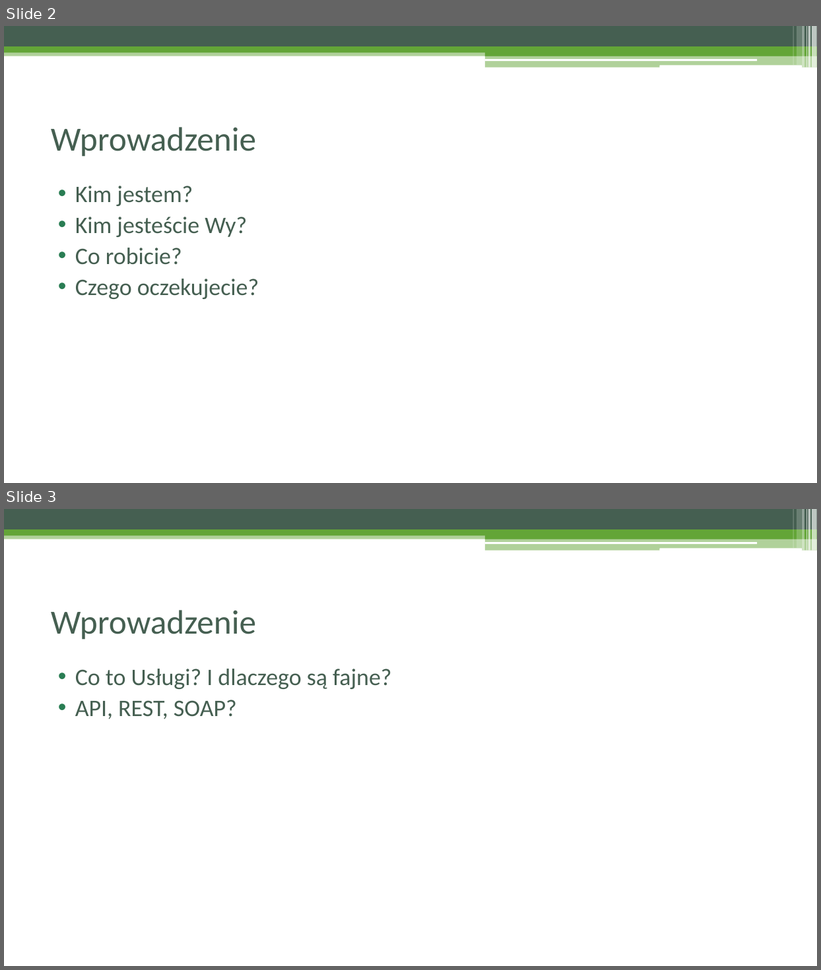
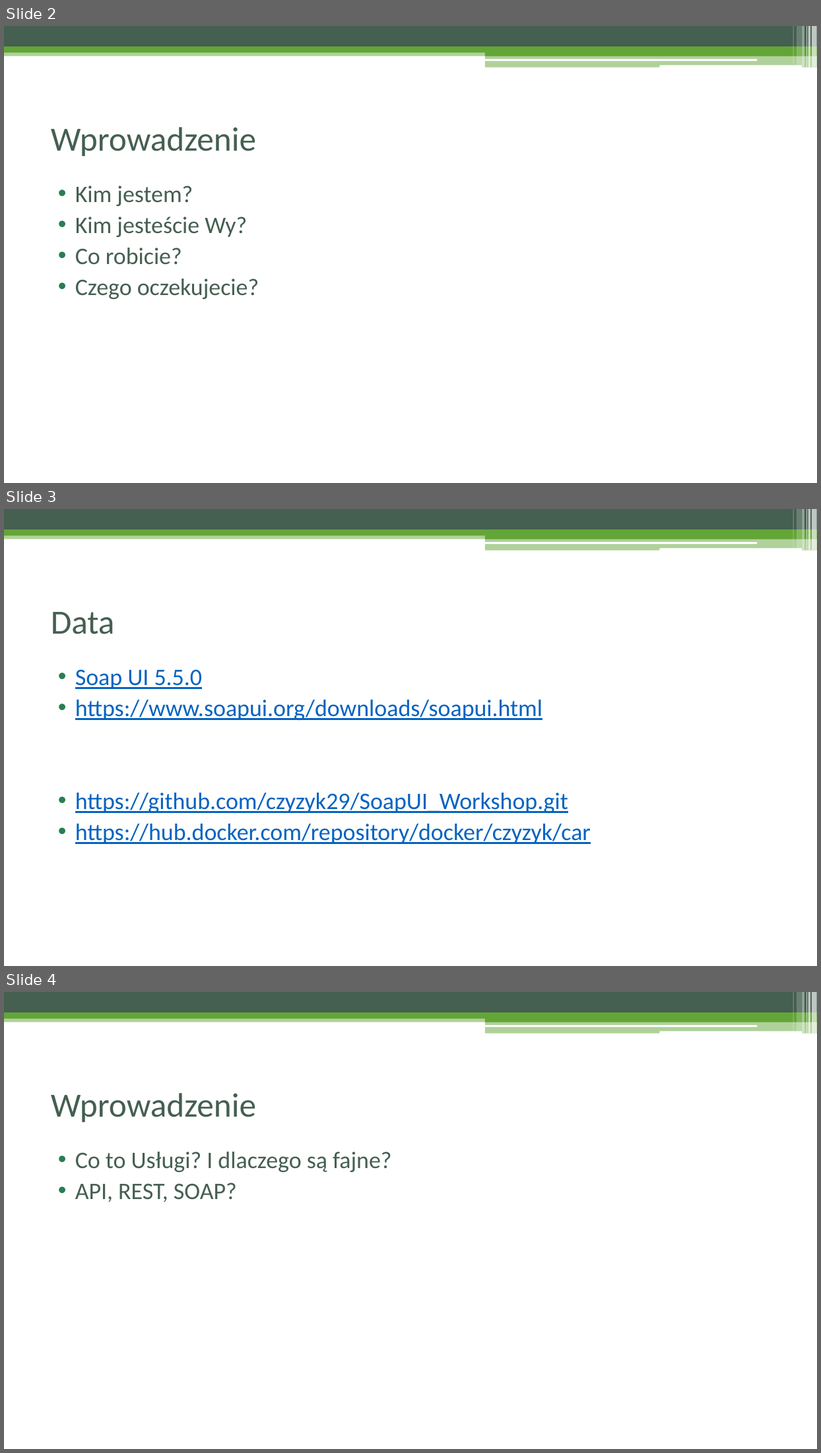
Before and after one commit to czyzyk29/SoapUI_Workshop, a slide deck: Warsztat_soapUI.pptx. Shown one above the other, each under a label of ours: slides 2 and 3 before the commit, slides 2, 3 and 4 after it. The pictures are 821x970 and 821x1453 pixels, drawn with LibreOffice and Linux fonts; fonts in the diff are those of the drawing. Boxes give left, top, right and bottom in pixels: in the first picture for what was removed or moved away, otherwise in the second. Text is boxed around its words. In the diff, an @@ line names an element or a change of style, - is before the commit and + after.

```diff
--- a/Warsztat_soapUI.pptx
+++ b/Warsztat_soapUI.pptx
@@ slide 3 added at bbox=[4, 509, 817, 966], background #FFFFFF; not listed: 13 template elements that a slide beside it also shows @@
@@ title added at bbox=[51, 612, 115, 634], 40 pt, text #455F51 @@
+Data
@@ text added at bbox=[75, 669, 591, 844], 28 pt, text #0563C1, underline @@
+• Soap UI 5.5.0
+• https://www.soapui.org/downloads/soapui.html
+• https://github.com/czyzyk29/SoapUI_Workshop.git
+• https://hub.docker.com/repository/docker/czyzyk/car
@@ what was slide 3 is now slide 4 @@
```
Also in this commit, not shown: 13 slides changed, 7 other slides added, 4 other files.
